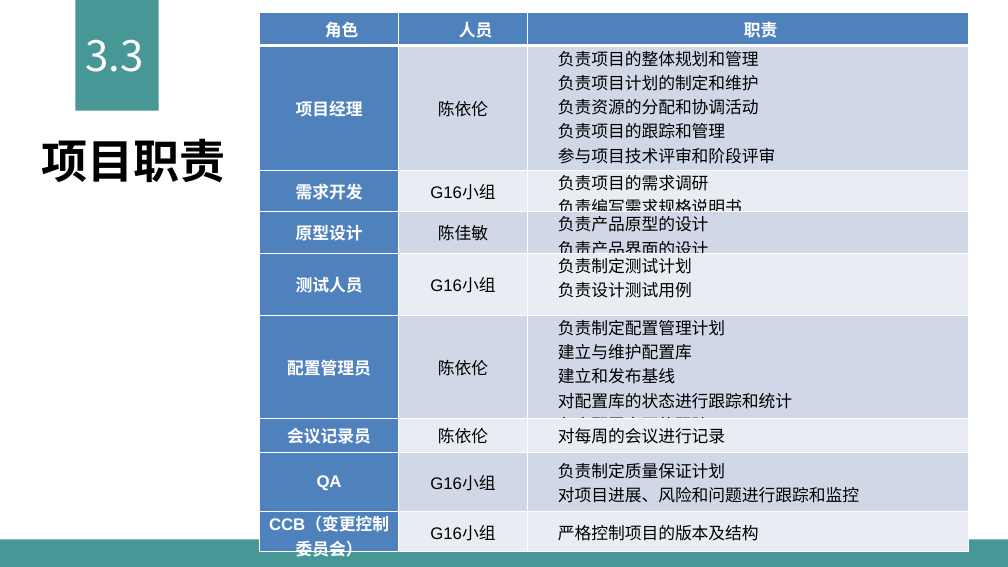
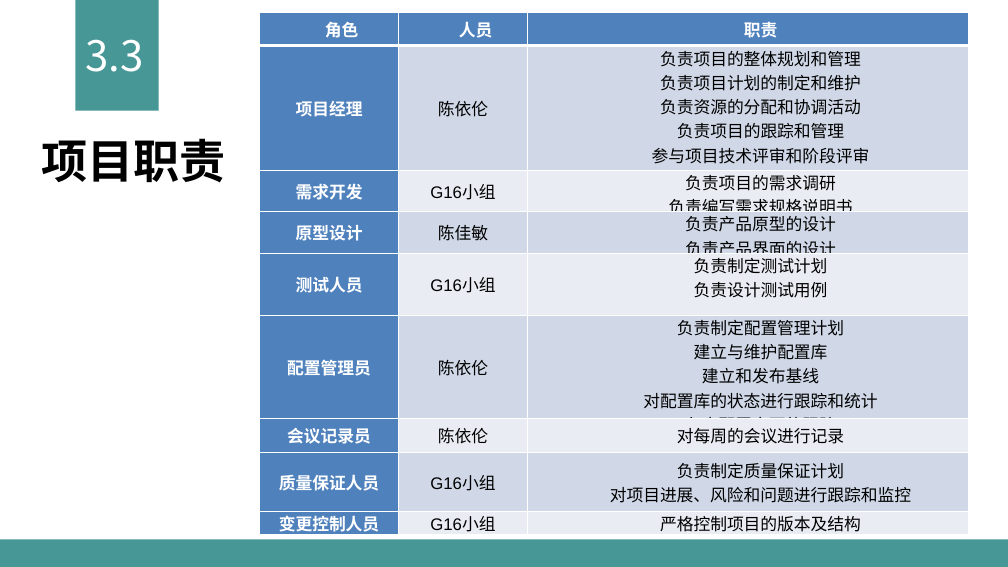
Before and after one commit to sun2009/PRD2018-G16, a slide deck: slide 19 of 受控文档/PPT/G16——需求工程计划评审0.8.0.pptx. Drawn at 1008x567 pixels with LibreOffice and Linux fonts; fonts in the diff are those of the drawing. Boxes give left, top, right and bottom in pixels: in the first picture for what was removed or moved away, otherwise in the second. Text is boxed around its words. In the diff, an @@ line names an element or a change of style, - is before the commit and + after.

```diff
--- a/受控文档/PPT/G16——需求工程计划评审0.8.0.pptx
+++ b/受控文档/PPT/G16——需求工程计划评审0.8.0.pptx
@@ table at [260,12,969,540] @@
-row 8, column 1: QA
+row 8, column 1: 质量保证人员
-row 9, column 1: CCB（变更控制委员会）
+row 9, column 1: 变更控制人员
@@ alignment justified to centre @@
```
Also in this commit, not shown: 14 other slides changed, 1 slide removed.
